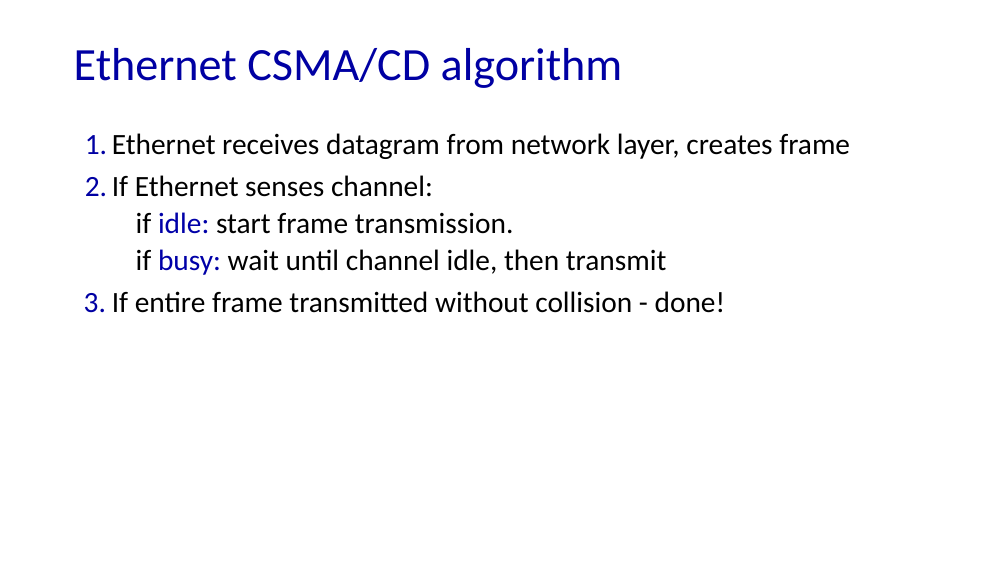
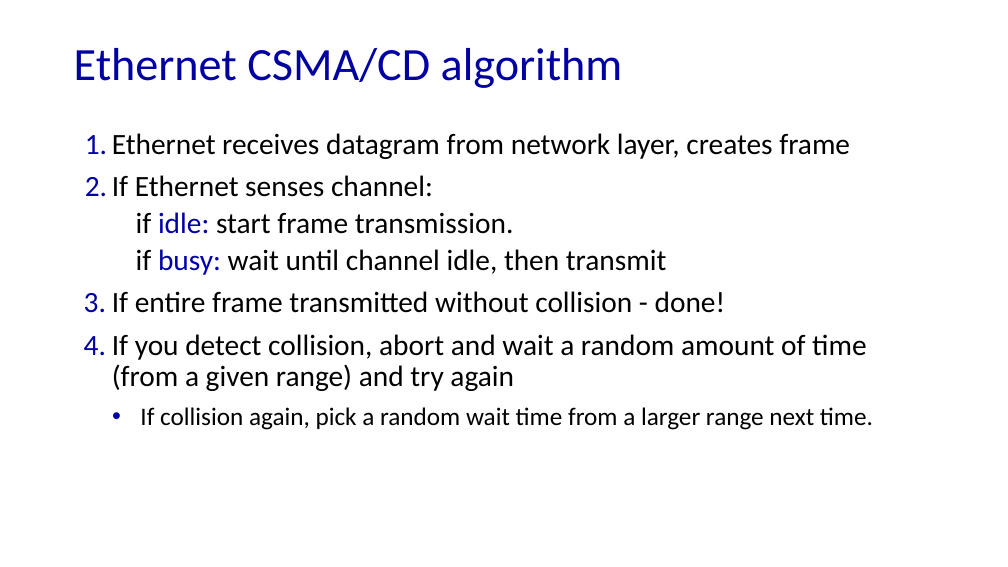
Before and after one commit to minmit/webpage, a slide deck: slide 17 of courses/CS456-F25/lectures/lec16.pptx. Drawn at 1008x567 pixels with LibreOffice and Linux fonts; fonts in the diff are those of the drawing. Boxes give left, top, right and bottom in pixels: in the first picture for what was removed or moved away, otherwise in the second. Text is boxed around its words. In the diff, an @@ line names an element or a change of style, - is before the commit and + after.

```diff
--- a/courses/CS456-F25/lectures/lec16.pptx
+++ b/courses/CS456-F25/lectures/lec16.pptx
@@ text at (x1=112, y1=334, x2=873, y2=430): paragraphs added @@
+4. If you detect collision, abort and wait a random amount of time (from a given range) and try again
+  • If collision again, pick a random wait time from a larger range next time.
```
Also in this commit, not shown: 1 other file.
